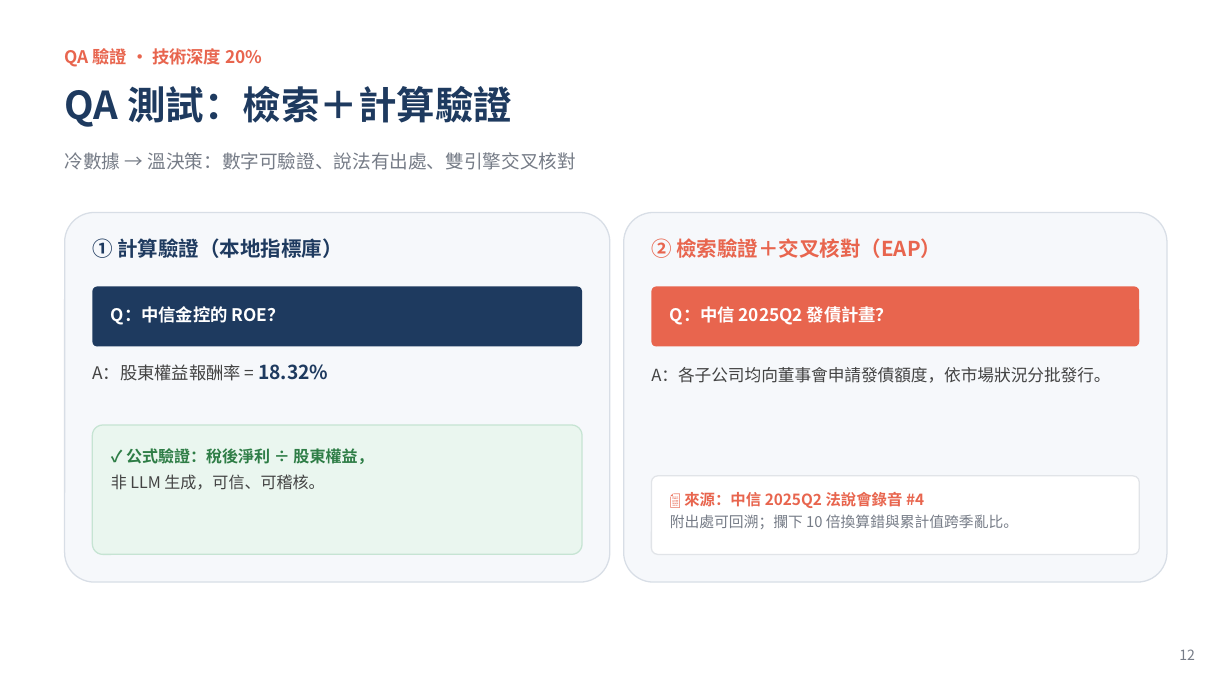
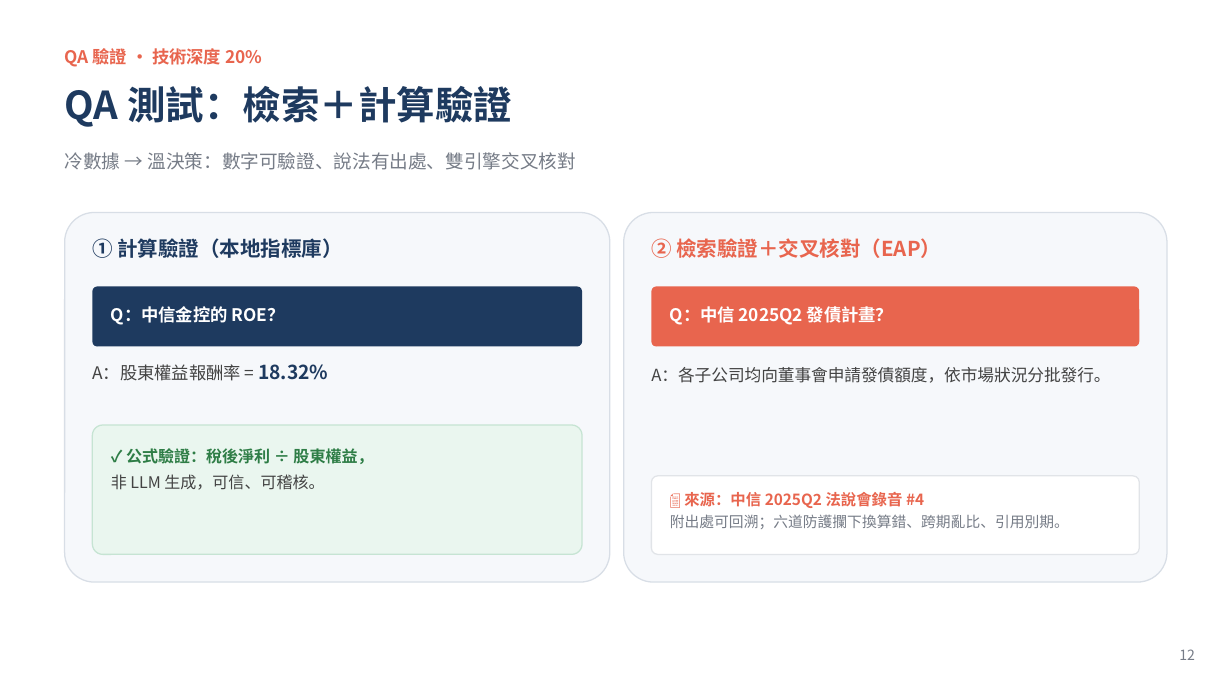
Before and after one commit to WangChiaChen/hybrid-rag-project, a slide deck: slide 14 of 比賽簡報_升級版.pptx (slide 12 before the commit). Drawn at 1232x693 pixels with LibreOffice and Linux fonts; fonts in the diff are those of the drawing. Boxes give left, top, right and bottom in pixels: in the first picture for what was removed or moved away, otherwise in the second. Text is boxed around its words. In the diff, an @@ line names an element or a change of style, - is before the commit and + after.

```diff
--- a/比賽簡報_升級版.pptx
+++ b/比賽簡報_升級版.pptx
@@ text at bbox=[670, 514, 1069, 529]: text changed @@
-附出處可回溯；攔下 10 倍換算錯與累計值跨季亂比。
+附出處可回溯；六道防護攔下換算錯、跨期亂比、引用別期。
```
Also in this commit, not shown: 3 other slides changed, 3 slides added, 1 other file.
